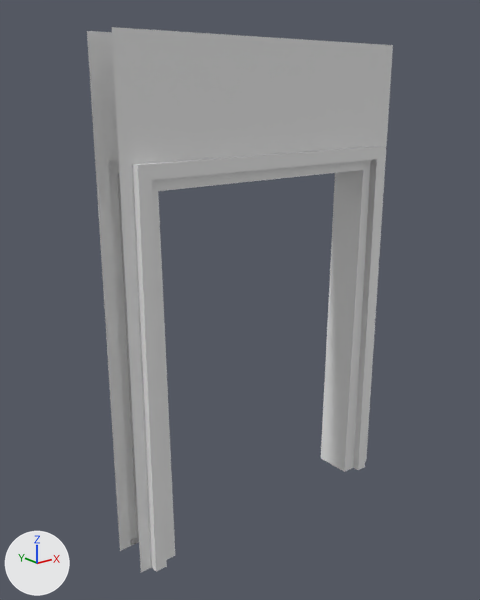
A saved change to the FBX model Assets/Modular_Props/Mesh/MD_Door_Double.fbx.
Before and after are seen from a 50 mm lens placed at (-1.59, -2.93, 2.72), pointed at (0.9, 0.19, 1.47). Every picture has the same lights, and +X, +Y and +Z are marked at lower left. Where no turn or scale is listed for an object, it has been applied to the vertices.

Objects in the first picture: 'MD_Door_Double'.
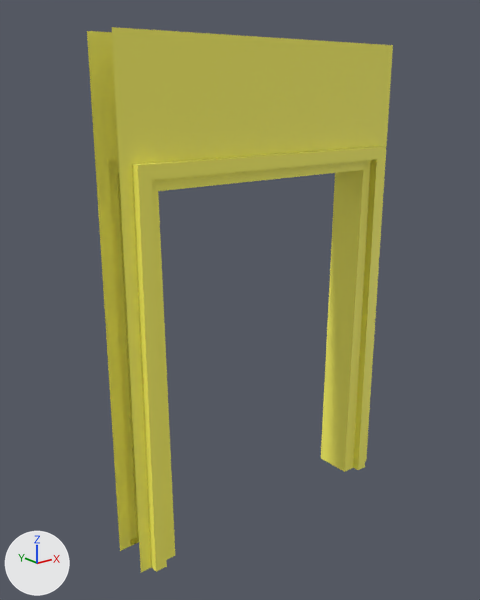
Edits to the scene script, one JSON object a line:
```json
{"op": "add", "block": "img_prop_texture_set01_png", "code": ["img_prop_texture_set01_png = load_image('Prop_Texture_Set01.png', '../../Materials/Prop_Texture_Set01.png', 64, 64, 'sRGB')"]}
{"op": "remove", "block": "mat_mr_modularset", "code": "mat_mr_modularset.base_color = (0.8, 0.8, 0.8)  # white #e7e7e7"}
{"op": "add", "block": "mat_mr_modularset", "code": "mat_mr_modularset.texture = img_prop_texture_set01_png"}
{"block": "me_cube_003", "where": "me_cube_003.from_pydata(...)  # 80 vertices, 63 faces; spans x 0.0..2.0, y -0.05..0.3, z 0.0..3.0"}
{"block": "me_cube_003", "where": "# used by ob_md_door_double; location = (0.0, 0.0, 0.0)"}
{"block": "me_cube_003", "change": "me_cube_003 part 1: texture (UV) coordinates of 63 of 63 faces, centred in x 0.04..1.96, y -0.05..0.3, z 0.0..2.69, changed; they spanned u 0.0..0.62, v 0.0..0.5 and now span u 0.71..0.71, v 0.23..0.23"}
```

Location of each change, [x1, y1, x2, y2] in pixels of the pictures (480 x 600 px):
```json
{"object": "MD_Door_Double", "change": "surface changed", "before": [87, 27, 393, 572], "after": [87, 27, 393, 572], "on screen": "grey to yellow"}
```
